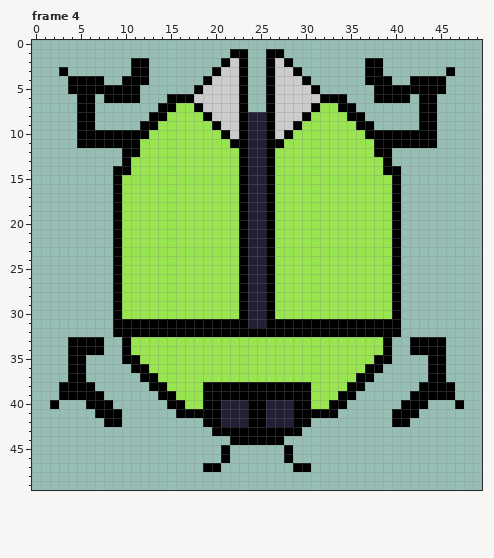
Edited in one commit: pixel-art file (Assets/Textures/scarab.aseprite). This is how it looked before the edit.
50x50 pixels, 12 frames. Shown: frame 4. The commit also changed other frames, which this record leaves out.
After:
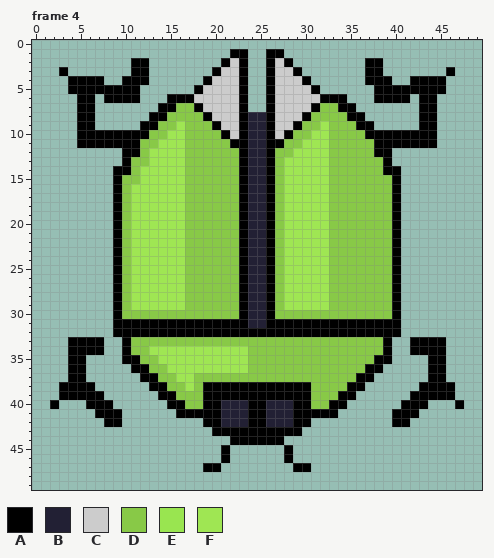
Palette (. is transparent): A #000000  B #222034  C #cccccc  D #88c947  E #99e550  F #9fe653
The edit:
Frame 4:
y 7: x 16..17 EE -> DD; x 32..33 EE -> DD
y 8: x 15..18 EEEE -> DDDD; x 31..34 EEEE -> DDDD
y 9: x 14..19 EEEEEE -> DDFDDD; x 30..35 EEEEEE -> DDFDDD
y 10: x 13..20 EEEEEEEE -> DDFFDDDD; x 29..36 EEEEEEEE -> DDFFDDDD
y 11: x 12..21 EEEEEEEEEE -> DDFFFDDDDD; x 28..37 EEEEEEEEEE -> DDFFFDDDDD
y 12: x 12..22 EEEEEEEEEEE -> DFFFFDDDDDD; x 27..37 EEEEEEEEEEE -> DDFFFFDDDDD
y 13: x 11..22 EEEEEEEEEEEE -> DDFFFFDDDDDD; x 27..38 EEEEEEEEEEEE -> DFFFFFDDDDDD
y 14: x 11..22 EEEEEEEEEEEE -> DFFFFFDDDDDD; x 27..38 EEEEEEEEEEEE -> DFFFFFDDDDDD
y 15: x 10..22 EEEEEEEEEEEEE -> DDFFFFFDDDDDD; x 27..39 EEEEEEEEEEEEE -> DFFFFFDDDDDDD
y 16..29: x 10..22 EEEEEEEEEEEEE -> DFFFFFFDDDDDD; x 27..39 EEEEEEEEEEEEE -> DFFFFFDDDDDDD
y 30: x 10..22 EEEEEEEEEEEEE -> DDDDDDDDDDDDD; x 27..39 EEEEEEEEEEEEE -> DDDDDDDDDDDDD
y 33: x 11..38 EEEEEEEEEEEEEEEEEEEEEEEEEEEE -> DDDDDDDDDDDDDDDDDDDDDDDDDDDD
y 34: x 11..38 EEEEEEEEEEEEEEEEEEEEEEEEEEEE -> DDFFFFFFFFFFFDDDDDDDDDDDDDDD
y 35: x 12..37 EEEEEEEEEEEEEEEEEEEEEEEEEE -> DDFFFFFFFFFFDDDDDDDDDDDDDD
y 36: x 13..36 EEEEEEEEEEEEEEEEEEEEEEEE -> DDFFFFFFFFFDDDDDDDDDDDDD
y 37: x 14..35 EEEEEEEEEEEEEEEEEEEEEE -> DDFFDDDDDDDDDDDDDDDDDD
y 38: x 15..18 EEEE -> DDFD; x 31..34 EEEE -> DDDD
y 39: x 16..18 EEE -> DDD; x 31..33 EEE -> DDD
y 40: x 17..18 EE -> DD; x 31..32 EE -> DD
Where, in picture pixels (left, top, right, bottom), the same in both pictures:
changed: (122, 103, 392, 409)
